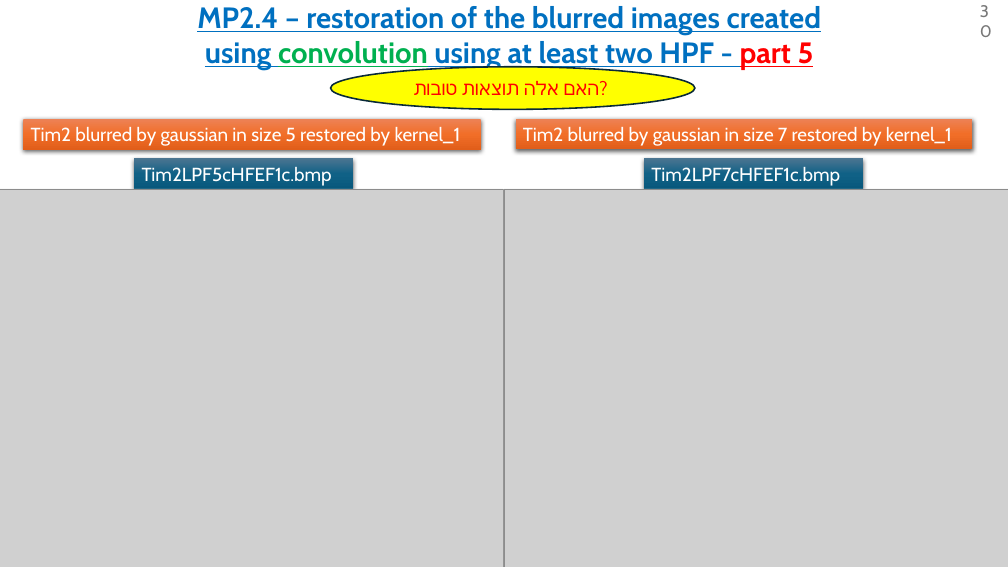
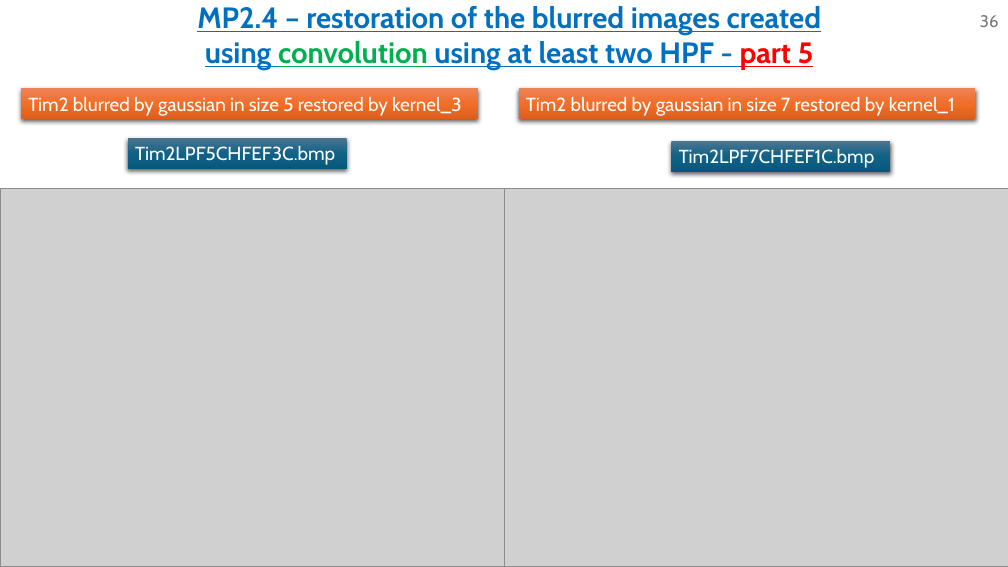
Before and after one commit to omripony/image-processing, a slide deck: slide 36 of MP2/1950-2210-7939-ImPr-IP-MP2.pptx (slide 30 before the commit). Drawn at 1008x567 pixels with LibreOffice and Linux fonts; fonts in the diff are those of the drawing; grey boxes stand for pictures. Boxes give left, top, right and bottom in pixels: in the first picture for what was removed or moved away, otherwise in the second. Text is boxed around its words. In the diff, an @@ line names an element or a change of style, - is before the commit and + after.

```diff
--- a/MP2/1950-2210-7939-ImPr-IP-MP2.pptx
+++ b/MP2/1950-2210-7939-ImPr-IP-MP2.pptx
@@ page number at [980, 15, 999, 27]: text changed @@
-30
+36
@@ rectangle "Tim2 blurred by gaussian in ...": place and size @@
-rectangle "Tim2 blurred by gaussian in ..." at [23, 119, 481, 149]
+rectangle "Tim2 blurred by gaussian in ..." at [21, 88, 479, 119]
@@ ellipse removed at [330, 67, 695, 109] @@
-האם אלה תוצאות טובות?
@@ rectangle "Tim2 blurred by gaussian in ...": place and size @@
-rectangle "Tim2 blurred by gaussian in ..." at [516, 119, 972, 149]
+rectangle "Tim2 blurred by gaussian in ..." at [519, 88, 975, 119]
@@ text in rectangle at [28, 97, 462, 116]: text changed @@
-Tim2 blurred by gaussian in size 5 restored by kernel_1
+Tim2 blurred by gaussian in size 5 restored by kernel_3
@@ rectangle "Tim2LPF5CHFEF3C.bmp": place and size @@
-rectangle "Tim2LPF5CHFEF3C.bmp" at [134, 159, 353, 189]
+rectangle "Tim2LPF5CHFEF3C.bmp" at [128, 138, 347, 169]
@@ text in rectangle at [135, 145, 335, 165]: text changed @@
-Tim2LPF5cHFEF1c.bmp
+Tim2LPF5CHFEF3C.bmp
@@ rectangle "Tim2LPF7CHFEF1C.bmp": place and size @@
-rectangle "Tim2LPF7CHFEF1C.bmp" at [644, 159, 864, 189]
+rectangle "Tim2LPF7CHFEF1C.bmp" at [671, 141, 891, 172]
@@ text in rectangle at [679, 148, 875, 168]: text changed @@
-Tim2LPF7cHFEF1c.bmp
+Tim2LPF7CHFEF1C.bmp
```
Also in this commit, not shown: 28 other slides changed, 10 slides added, 12 slides removed, 11 other files.
